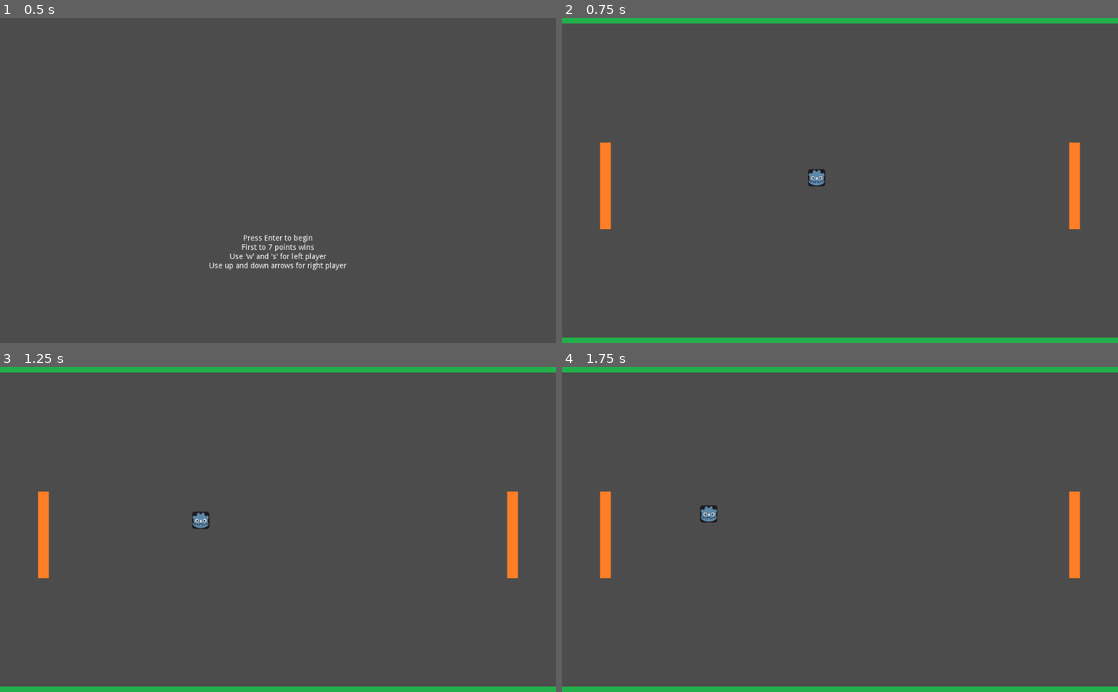
Above: before the commit, frames 1-4 (two rows, left to right).
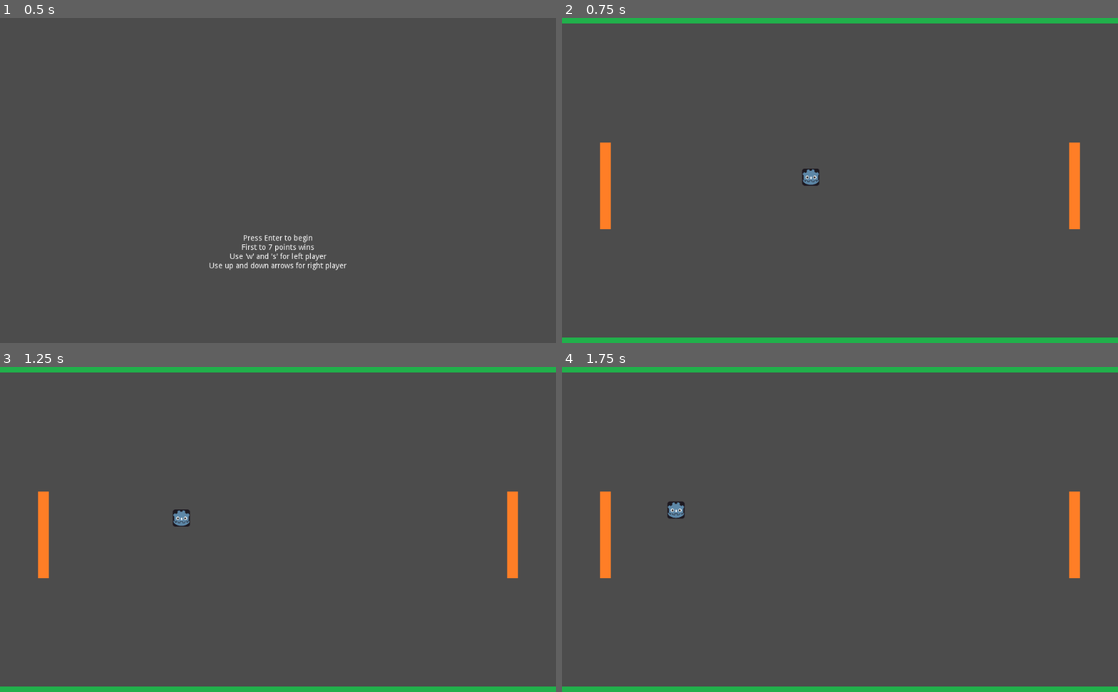
Above: after the commit, the same moments.

Repository: DanCorder/pong
Game: Godot game, scene res://title.tscn
The game is run twice, just before and just after one commit, with the same random seed, the same clock (stepped at 60 frames per second) and the same inputs.
Inputs:
- Up to frame 1 (0.5 s): no input
- Up to frame 2 (0.75 s): tap Enter (ui_accept) at 0.5 s; hold Enter (ui_accept) from 0.53 s (still down)
- Up to frame 3 (1.25 s): keep holding Enter (ui_accept)
- Up to frame 4 (1.75 s): release Enter (ui_accept) at 1.28 s; tap Enter (ui_accept) at 1.35, 1.52 s

Frame 1 is identical in both runs. In frame 2, 0.2% of the frame differs, in the area x 43-48%, y 46-52%; in frame 3, 0.3%, in the area x 31-38%, y 43-50%; in frame 4, 0.3%.

Commit message:
feat: Improve ball speed

Diff:
--- a/ball.gd
+++ b/ball.gd
@@ -8,5 +8,5 @@
 func _physics_process(delta):
 	var collision_info = move_and_collide(velocity * delta)
 	if collision_info:
-		velocity = velocity * 1.01
+		velocity = velocity * 1.03
 		velocity = velocity.bounce(collision_info.normal)
--- a/court.gd
+++ b/court.gd
@@ -1,7 +1,7 @@
 extends Node2D
 
 const winningScore = 7
-const ballSpeed = 200
+const ballSpeed = 250
 const ballScene = preload("res://ball.tscn")
 
 var _leftScore = 0
